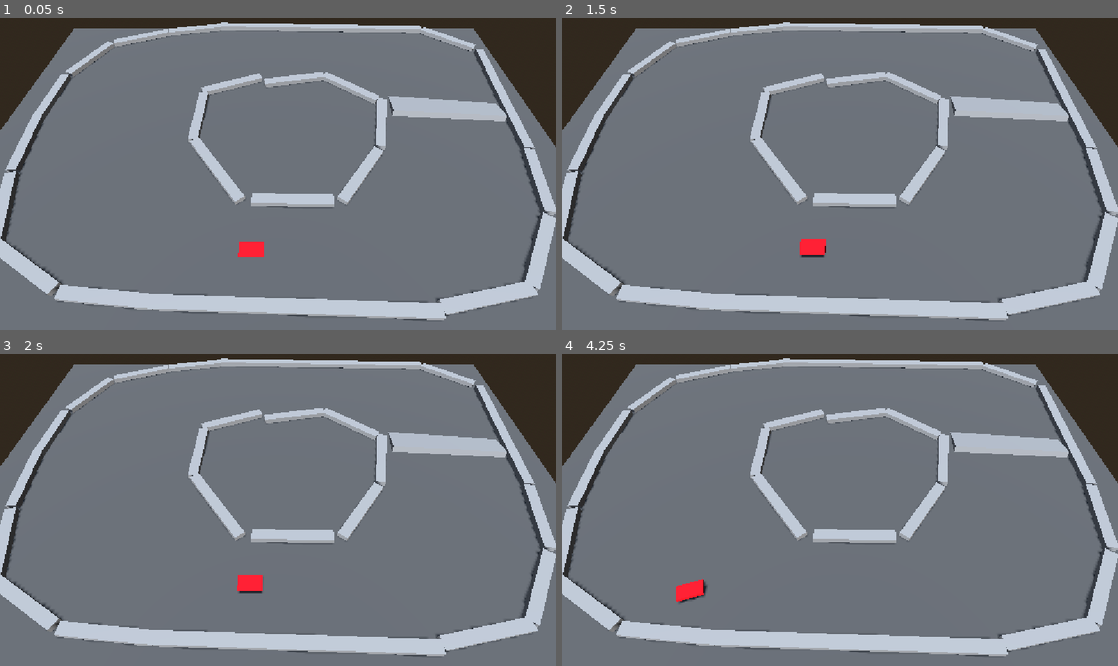
Above: before the commit, frames 1-4 (two rows, left to right).
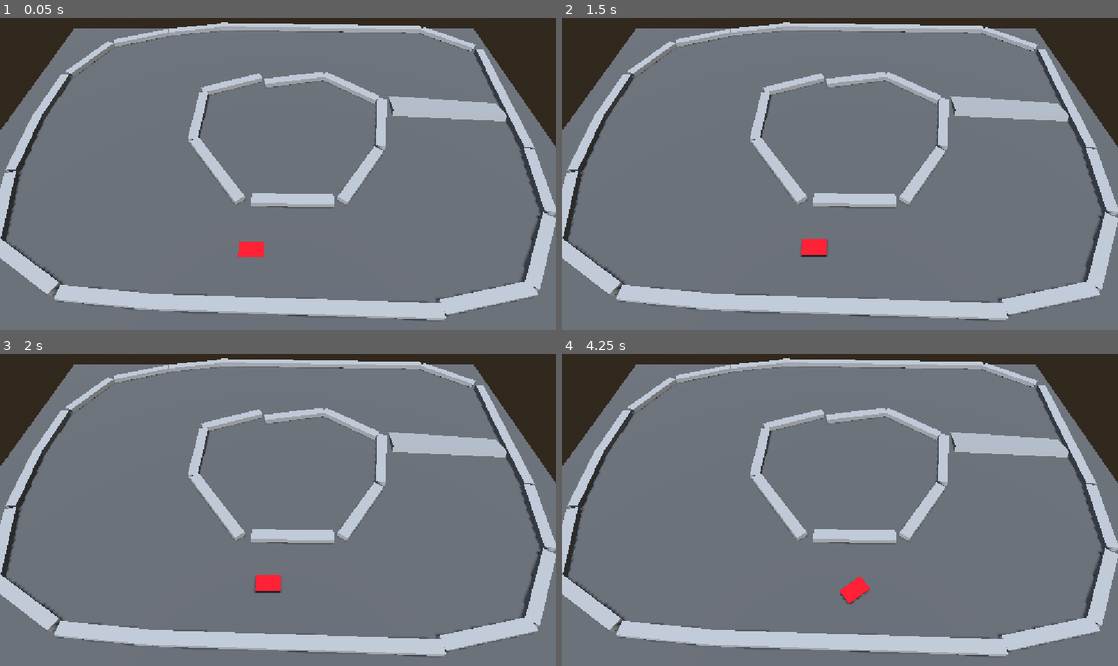
Above: after the commit, the same moments.

Repository: gumustdo/tofugrandprix
Game: Godot game, scene res://Scene/test_track.tscn
Same seed, same stepped clock (60 frames per second), same inputs: the game is played once before the commit and once after it.
Inputs:
- Up to frame 1 (0.05 s): no input
- Up to frame 2 (1.5 s): tap Enter at 0.5 s; hold D (steer_right) 0.53-1.28 s; tap Space at 1.25 s; hold S (brake) from 1.28 s (still down)
- Up to frame 3 (2 s): keep holding S (brake)
- Up to frame 4 (4.25 s): release S (brake) at 2.03 s; hold D (steer_right) 2.03-2.78 s; hold W (accelerate) 2.78-3.53 s; hold A (steer_left) from 3.53 s (still down)

Frame 1 is identical in both runs. In frame 2, less than 0.1% of the frame differs, in the area x 42-48%, y 70-77%; in frame 3, 0.4%; in frame 4, 0.6%, in the area x 20-56%, y 71-81%.

Commit message:
adding reverse, tuned parameter for better driving

Diff:
--- a/Scene/rc_buggy.tscn
+++ b/Scene/rc_buggy.tscn
@@ -20,9 +20,9 @@
 linear_damp = 0.1
 angular_damp = 1.0
 script = ExtResource("1_x8dkp")
-acceleration = 13.0
-max_speed = 15.0
-steering_strength = 4.0
+acceleration = 10.0
+max_speed = 13.0
+steering_strength = 6.0
 
 [node name="Chassis" type="MeshInstance3D" parent="." unique_id=862020518]
 transform = Transform3D(1.2, 0, 0, 0, 0.3, 0, 0, 0, 2, 0, 0, 0)
@@ -35,6 +35,8 @@
 
 [node name="Wheels" type="Node3D" parent="." unique_id=527346263]
 script = ExtResource("2_kermk")
+spring_strength = 80.0
+lateral_grip = 50.0
 
 [node name="FrontLeft" type="Node3D" parent="Wheels" unique_id=919953821]
 transform = Transform3D(1, 0, 0, 0, 1, 0, 0, 0, 1, -0.5, -0.1, -0.65)
--- a/Scene/test_track.tscn
+++ b/Scene/test_track.tscn
@@ -28,6 +28,8 @@
 
 [node name="RCBuggy2" parent="." unique_id=1690199980 instance=ExtResource("1_1kkwf")]
 transform = Transform3D(-4.371139e-08, 0, 1, 0, 1, 0, -1, 0, -4.371139e-08, -1.5325375, 0, 13.53491)
+acceleration = 8.0
+steering_strength = 6.0
 
 [node name="WorldEnvironment" type="WorldEnvironment" parent="." unique_id=301104358]
 environment = SubResource("Environment_1kkwf")
--- a/Scripts/rc_chassis_controller.gd
+++ b/Scripts/rc_chassis_controller.gd
@@ -3,14 +3,21 @@
 @export_group("Motor")
 @export var acceleration: float = 12.0
 @export var max_speed: float = 12.0
+@export var reverse_speed: float = 5.0
 @export var braking_strength: float = 8.0
 
 @export_group("Steering")
 @export var steering_strength: float = 3.0
 
-func _physics_process(delta: float) -> void:
+@export_group("Reverse")
+@export var reverse_acceleration: float = 6.0
+@export var direction_threshold: float = 0.2
+
+
+func _physics_process(_delta: float) -> void:
 	apply_motor()
 	apply_steering()
+
 
 func apply_motor() -> void:
 	var throttle: float = Input.get_action_strength("accelerate")
@@ -19,24 +26,53 @@
 	var forward: Vector3 = -global_basis.z
 	var forward_speed: float = linear_velocity.dot(forward)
 
-	if throttle > 0.0 and forward_speed < max_speed:
-		apply_central_force(forward * acceleration * mass)
+	# Forward acceleration
+	if throttle > 0.0:
+		if forward_speed < max_speed:
+			apply_central_force(
+				forward * acceleration * mass * throttle
+			)
 
-	if brake > 0.0:
-		if forward_speed > 0.1:
-			apply_central_force(-forward * braking_strength * mass)
-		elif forward_speed < max_speed * 5:
-			apply_central_force(forward * braking_strength * mass)
+	# Brake while moving forward
+	elif brake > 0.0:
+		if forward_speed > direction_threshold:
+			apply_central_force(
+				-forward * braking_strength * mass * brake
+			)
+
+		# Reverse after vehicle has nearly stopped
+		elif forward_speed <= direction_threshold:
+			if forward_speed > -reverse_speed:
+				apply_central_force(
+					-forward * reverse_acceleration * mass * brake
+				)
+
 
 func apply_steering() -> void:
-	var steering: float = (Input.get_action_strength("steer_left") - Input.get_action_strength("steer_right"))
+	var steering: float = (
+		Input.get_action_strength("steer_left")
+		- Input.get_action_strength("steer_right")
+	)
+
 	var forward_speed: float = linear_velocity.dot(-global_basis.z)
 
 	if absf(forward_speed) < 0.2:
 		return
 
-	var speed_factor: float = clampf(absf(forward_speed) / 3.0, 0.0, 1.0)
+	var speed_factor: float = clampf(
+		absf(forward_speed) / 3.0,
+		0.0,
+		1.0
+	)
+
+	# Reverse steering direction when driving backward
+	var reverse_factor: float = signf(forward_speed)
 
 	apply_torque(
-		Vector3.UP * steering * steering_strength * speed_factor * mass
+		Vector3.UP
+		* steering
+		* steering_strength
+		* speed_factor
+		* reverse_factor
+		* mass
 	)
--- a/project.godot
+++ b/project.godot
@@ -25,22 +25,26 @@
 
 accelerate={
 "deadzone": 0.2,
-"events": [Object(InputEventKey,"resource_local_to_scene":false,"resource_name":"","device":-1,"window_id":0,"alt_pressed":false,"shift_pressed":false,"ctrl_pressed":false,"meta_pressed":false,"pressed":false,"keycode":0,"physical_keycode":87,"key_label":0,"unicode":119,"location":0,"echo":false,"script":null)
+"events": [Object(InputEventJoypadMotion,"resource_local_to_scene":false,"resource_name":"","device":-1,"axis":5,"axis_value":1.0,"script":null)
+, Object(InputEventKey,"resource_local_to_scene":false,"resource_name":"","device":-1,"window_id":0,"alt_pressed":false,"shift_pressed":false,"ctrl_pressed":false,"meta_pressed":false,"pressed":false,"keycode":0,"physical_keycode":87,"key_label":0,"unicode":119,"location":0,"echo":false,"script":null)
 ]
 }
 brake={
 "deadzone": 0.2,
-"events": [Object(InputEventKey,"resource_local_to_scene":false,"resource_name":"","device":-1,"window_id":0,"alt_pressed":false,"shift_pressed":false,"ctrl_pressed":false,"meta_pressed":false,"pressed":false,"keycode":0,"physical_keycode":83,"key_label":0,"unicode":115,"location":0,"echo":false,"script":null)
+"events": [Object(InputEventJoypadMotion,"resource_local_to_scene":false,"resource_name":"","device":-1,"axis":4,"axis_value":1.0,"script":null)
+, Object(InputEventKey,"resource_local_to_scene":false,"resource_name":"","device":-1,"window_id":0,"alt_pressed":false,"shift_pressed":false,"ctrl_pressed":false,"meta_pressed":false,"pressed":false,"keycode":0,"physical_keycode":83,"key_label":0,"unicode":115,"location":0,"echo":false,"script":null)
 ]
 }
 steer_left={
 "deadzone": 0.2,
-"events": [Object(InputEventKey,"resource_local_to_scene":false,"resource_name":"","device":-1,"window_id":0,"alt_pressed":false,"shift_pressed":false,"ctrl_pressed":false,"meta_pressed":false,"pressed":false,"keycode":0,"physical_keycode":65,"key_label":0,"unicode":97,"location":0,"echo":false,"script":null)
+"events": [Object(InputEventJoypadMotion,"resource_local_to_scene":false,"resource_name":"","device":-1,"axis":0,"axis_value":-1.0,"script":null)
+, Object(InputEventKey,"resource_local_to_scene":false,"resource_name":"","device":-1,"window_id":0,"alt_pressed":false,"shift_pressed":false,"ctrl_pressed":false,"meta_pressed":false,"pressed":false,"keycode":0,"physical_keycode":65,"key_label":0,"unicode":97,"location":0,"echo":false,"script":null)
 ]
 }
 steer_right={
 "deadzone": 0.2,
-"events": [Object(InputEventKey,"resource_local_to_scene":false,"resource_name":"","device":-1,"window_id":0,"alt_pressed":false,"shift_pressed":false,"ctrl_pressed":false,"meta_pressed":false,"pressed":false,"keycode":0,"physical_keycode":68,"key_label":0,"unicode":100,"location":0,"echo":false,"script":null)
+"events": [Object(InputEventJoypadMotion,"resource_local_to_scene":false,"resource_name":"","device":-1,"axis":0,"axis_value":1.0,"script":null)
+, Object(InputEventKey,"resource_local_to_scene":false,"resource_name":"","device":-1,"window_id":0,"alt_pressed":false,"shift_pressed":false,"ctrl_pressed":false,"meta_pressed":false,"pressed":false,"keycode":0,"physical_keycode":68,"key_label":0,"unicode":100,"location":0,"echo":false,"script":null)
 ]
 }
 
